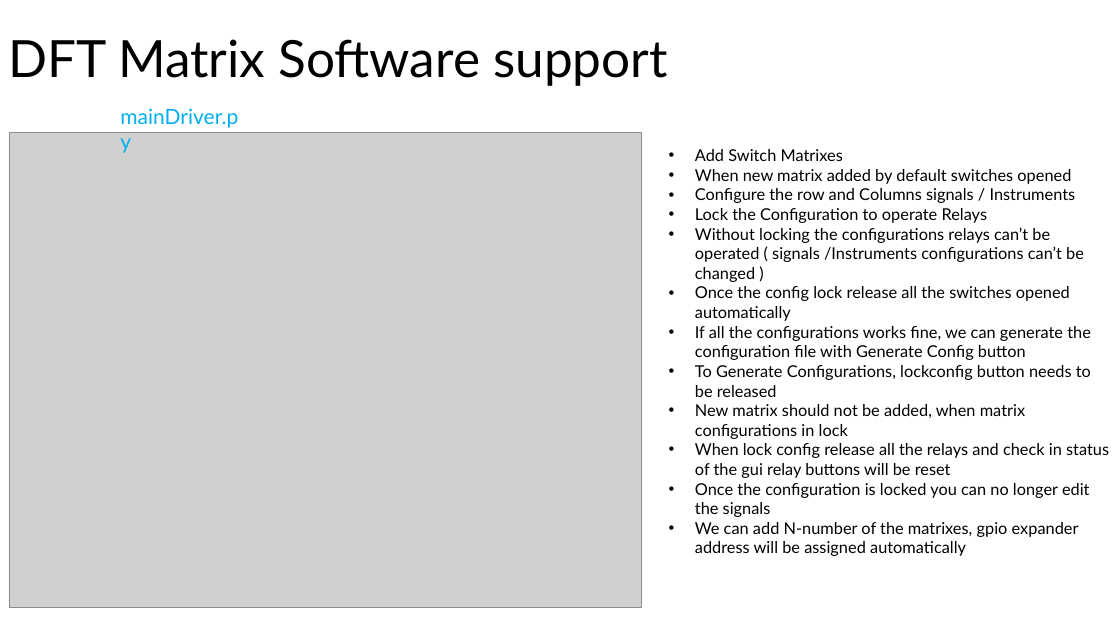
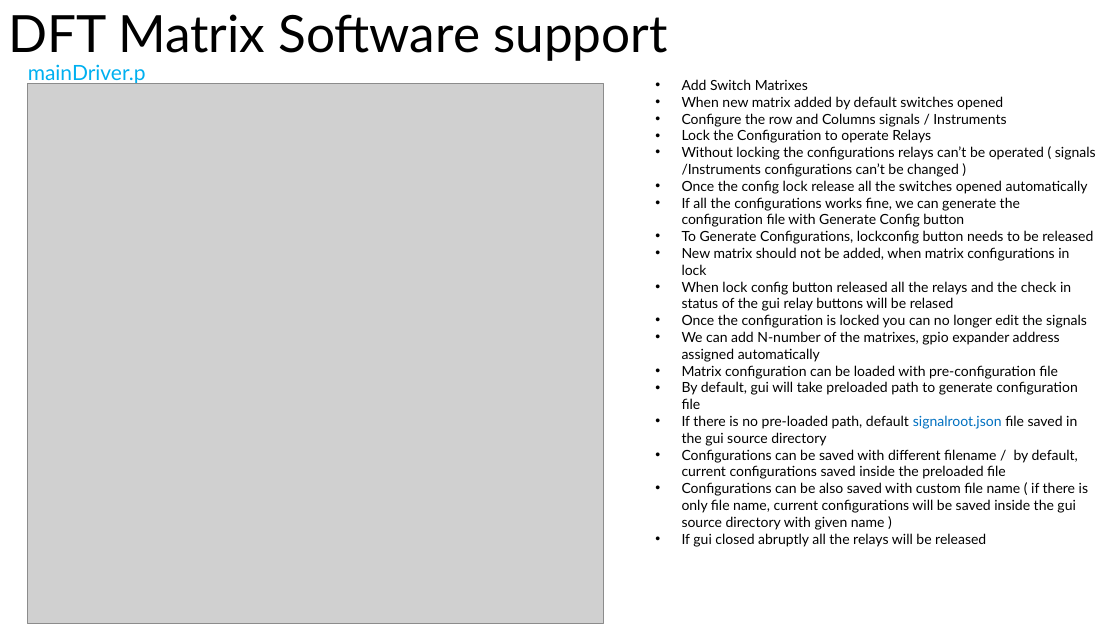
Before and after one commit to HarishKumarSedu/IVM6311_Validation, a slide deck: slide 8 of IVM6311_software.pptx. Drawn at 1120x630 pixels with LibreOffice and Linux fonts; fonts in the diff are those of the drawing; grey boxes stand for pictures. Boxes give left, top, right and bottom in pixels: in the first picture for what was removed or moved away, otherwise in the second. Text is boxed around its words. In the diff, an @@ line names an element or a change of style, - is before the commit and + after.

Commit message:
ppt updated

```diff
--- a/IVM6311_software.pptx
+++ b/IVM6311_software.pptx
@@ title "DFT Matrix Software support": place and size @@
-title "DFT Matrix Software support" at (8, 39, 668, 86)
+title "DFT Matrix Software support" at (8, 14, 668, 61)
@@ text "mainDriver.py": place and size @@
-text "mainDriver.py" at (120, 108, 238, 128)
+text "mainDriver.py" at (28, 64, 146, 85)
@@ picture: place and size @@
-picture at (9, 133, 642, 607)
+picture at (28, 83, 604, 623)
@@ text "Add Switch Matrixes": place and size @@
-text "Add Switch Matrixes" at (695, 149, 1109, 556)
+text "Add Switch Matrixes" at (682, 79, 1096, 547)
@@ text at (682, 79, 1096, 328): size 14 to 12 pt in "Add Switch Matrixes", "When new matrix added by default switches ...", "Configure the row and Columns signals / ...", "Lock the Configuration to operate Relays" and 6 more places @@
@@ text at (682, 281, 1071, 311): text changed; size 14 to 12 pt @@
-• When lock config release all the relays and check in status of the gui relay buttons will be reset
+• When lock config button released all the relays and the check in status of the gui relay buttons will be relased
@@ text at (682, 331, 1088, 547): text changed; size 14 to 12 pt @@
-• We can add N-number of the matrixes, gpio expander address will be assigned automatically
+• We can add N-number of the matrixes, gpio expander address assigned automatically
+• Matrix configuration can be loaded with pre-configuration file
+• By default, gui will take preloaded path to generate configuration file
+• If there is no pre-loaded path, default signalroot.json file saved in the gui source directory
+• Configurations can be saved with different filename / by default, current configurations saved inside the preloaded file
+• Configurations can be also saved with custom file name ( if there is only file name, current configurations will be saved inside the gui source directory with given name )
+• If gui closed abruptly all the relays will be released
```
Also in this commit, not shown: 2 other files.
